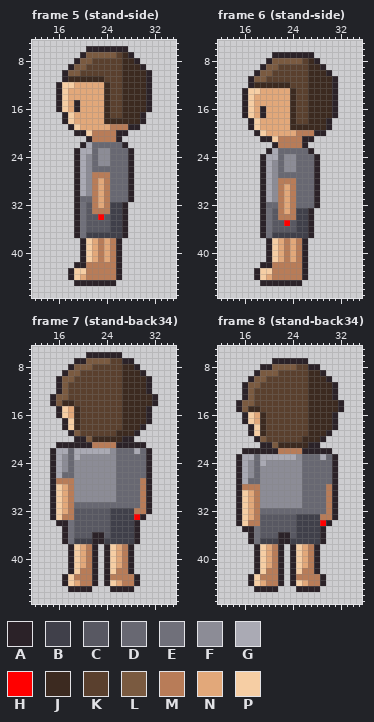
A pixel-art file gets an edit: art/sprites/base-template.aseprite. Above is the file before it was changed.
48x48 pixels, 10 frames. Shown: frame 5 (stand-side): x 12..35, y 5..47; frame 6 (stand-side): x 12..35, y 5..47; frame 7 (stand-back34): x 12..35, y 5..47; frame 8 (stand-back34): x 12..35, y 5..47. The commit also changed other frames, which this record leaves out.
Visible layers, top first: "Hand points", "Body".
Palette (. is transparent): A #2b2228  B #40404a  C #585862  D #686872  E #70707a  F #8c8c96  G #aaaab4  H #ff0000  J #3c2a20  K #5a402e  L #7a5a40  M #b87c58  N #e2a87a  P #f6cea4
Pixels before, frame 5 (stand-side), first column x 16:
 6 .....AAAAAAA....
 7 ....ALLLLLKJA...
 8 ...ALLKKKKKJJA..
 9 ..ALLKKKKKKJJJA.
10 .ALLKKKKKKKJJJJA
11 .AJJJJJJKKKJJJJA
12 APPNNNNNJKKJJJJA
13 APNNNNNNJKKJJJJA
14 APNNNNNNJKKJJJJA
15 APNANNNNJKKJJJJA
16 APNANNNNJKKJJJJA
17 .APNNNNNJKKJJJA.
18 .APNNNNNJJJJJJA.
19 ..APNNNNNMMMAA..
20 ...AAPMMMMAA....
21 .....AMMMMA.....
22 ....AGDDDDDA....
23 ...AGGDFFDDDA...
24 ...AGFDFFDDDA...
25 ...AGFDFFDDDA...
26 ...AGFDDDDDDA...
27 ...AGFMMMDDDA...
28 ...AGFMNMDDDA...
29 ...AGFMNMDDDA...
30 ...AGFMNMDDDA...
31 ...ADDMNMDDDA...
32 ...AECMNMBBA....
33 ...AECMMMBBA....
34 ...AECCHCBBA....
35 ...AECCCCBBA....
36 ...AECCCCBBA....
37 ...AEBBBBBBA....
38 ....APNMNMA.....
39 ....APNMNMA.....
40 ....APNMNMA.....
41 ....APNMNMA.....
42 ...AAMMMMMA.....
43 ..APPMMMMMA.....
44 ..APNMMMMMA.....
45 ...AAAAAAA......
Pixels before, frame 6 (stand-side), first column x 16:
 7 .....AAAAAAA....
 8 ....ALLLLLKJA...
 9 ...ALLKKKKKJJA..
10 ..ALLKKKKKKJJJA.
11 .ALLKKKKKKKJJJJA
12 .AJJJJJJKKKJJJJA
13 APPNNNNNJKKJJJJA
14 APNNNNNNJKKJJJJA
15 APNNNNNNJKKJJJJA
16 APNANNNNJKKJJJJA
17 APNANNNNJKKJJJJA
18 .APNNNNNJKKJJJA.
19 .APNNNNNJJJJJJA.
20 ..APNNNNNMMMAA..
21 ...AAPMMMMAA....
22 .....AMMMMA.....
23 ....AGDDDDDA....
24 ...AGGDFFDDDA...
25 ...AGFDFFDDDA...
26 ...AGFDFFDDDA...
27 ...AGFDDDDDDA...
28 ...AGFMMMDDDA...
29 ...AGFMNMDDDA...
30 ...AGFMNMDDDA...
31 ...AGFMNMDDDA...
32 ...ADDMNMDDDA...
33 ...AECMNMBBA....
34 ...AECMMMBBA....
35 ...AECCHCBBA....
36 ...AECCCCBBA....
37 ...AEBBBBBBA....
38 ....APNMNMA.....
39 ....APNMNMA.....
40 ....APNMNMA.....
41 ....APNMNMA.....
42 ...AAMMMMMA.....
43 ..APPMMMMMA.....
44 ..APNMMMMMA.....
45 ...AAAAAAA......
Pixels before, frame 7 (stand-back34), first column x 15:
 6 ......AAAAAA......
 7 ....AALLLLKKAA....
 8 ...ALLLKKKKKJJA...
 9 ..ALLKKKKKKKJJJA..
10 .ALLKKKKKKKKJJJJA.
11 .ALKKKKKKKKKJJJJA.
12 .ALKKKKKKKKKJJJJA.
13 ALLKKKKKKKKKJJJJJA
14 ALJJKKKKKKKKJJJJJA
15 .APNJKKKKKKKJJJJA.
16 .APNJKKKKKKKJJJJA.
17 ..APJKKKKKKKJJJJA.
18 ..APJKKKKKKKJJJA..
19 ...ALKKKKKKJJJA...
20 ....AALJJJJJAA....
21 .AAAAAAMMMMAAAAA..
22 AGGDGGGGGGFDDDGDA.
23 AGFDGFFFFFFDDDDDA.
24 AGFDFFFFFFFDDDDDA.
25 AGFDFFFFFFFDDDDDA.
26 AGDDFFFFFFFDDDDDA.
27 AMMMFFFFFFFDDDDMA.
28 APNMFFFFFFFDDDDMA.
29 APNMFFFFFFFDDDDMA.
30 APNMFFFFFFFDDDDMA.
31 APNMDDDDDDDDDDDMA.
32 APNMCCCCCCBBBBMMA.
33 APMMCCCCCCBBBBHA..
34 .AAECCCCCCBBBBA...
35 ..AECCCCCCBBBBA...
36 ..AECCCAACBBBBA...
37 ..AEBBBAABBBBBA...
38 ...APNMA.APNMA....
39 ...APNMA.APNMA....
40 ...APNMA.APNMA....
41 ...APNMA.APNMA....
42 ...APMMA.APMMA....
43 ..APMMMA.AMMMMA...
44 ..APNMMA.APNMMA...
45 ...AAAA...AAAA....
Pixels before, frame 8 (stand-back34), first column x 15:
 7 ......AAAAAA......
 8 ....AALLLLKKAA....
 9 ...ALLLKKKKKJJA...
10 ..ALLKKKKKKKJJJA..
11 .ALLKKKKKKKKJJJJA.
12 .ALKKKKKKKKKJJJJA.
13 .ALKKKKKKKKKJJJJA.
14 ALLKKKKKKKKKJJJJJA
15 ALJJKKKKKKKKJJJJJA
16 .APNJKKKKKKKJJJJA.
17 .APNJKKKKKKKJJJJA.
18 ..APJKKKKKKKJJJJA.
19 ..APJKKKKKKKJJJA..
20 ...ALKKKKKKJJJA...
21 ....AALJJJJJAA....
22 .AAAAAAMMMMAAAAA..
23 AGGDGGGGGGFDDDGDA.
24 AGFDGFFFFFFDDDDDA.
25 AGFDFFFFFFFDDDDDA.
26 AGFDFFFFFFFDDDDDA.
27 AGDDFFFFFFFDDDDDA.
28 AMMMFFFFFFFDDDDMA.
29 APNMFFFFFFFDDDDMA.
30 APNMFFFFFFFDDDDMA.
31 APNMFFFFFFFDDDDMA.
32 APNMDDDDDDDDDDDMA.
33 APNMCCCCCCBBBBMMA.
34 APMMCCCCCCBBBBHA..
35 .AAECCCCCCBBBBA...
36 ..AECCCAACBBBBA...
37 ..AEBBBAABBBBBA...
38 ...APNMA.APNMA....
39 ...APNMA.APNMA....
40 ...APNMA.APNMA....
41 ...APNMA.APNMA....
42 ...APMMA.APMMA....
43 ..APMMMA.AMMMMA...
44 ..APNMMA.APNMMA...
45 ...AAAA...AAAA....
The same view after the edit:
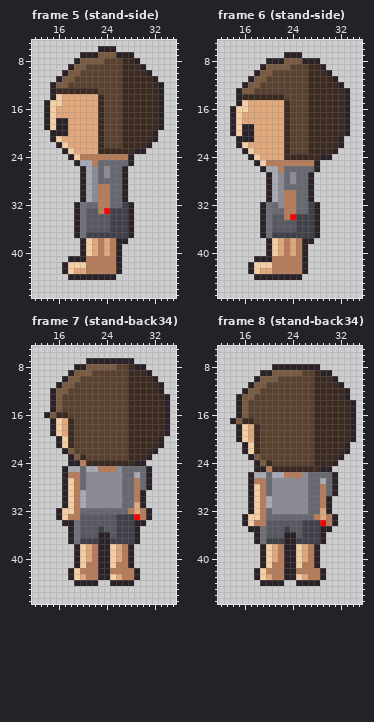
The edit:
Changed rows in their new state; - is an unchanged pixel.
Frame 5 (stand-side), layers "Hand points", "Body":
first column x 14:
 6 -------..---..------
 7 -------AA---AA------
 8 --------LL----------
11 --ALLKKKKK-------JA-
12 -ALLKKKKKKK------JJA
13 -AJJJJJJJKK------JJA
14 -APN-----JK------JJA
15 APPN-N---JK------JJA
16 APNN-N---JK------JJA
17 APNNN----JK-----JJJA
18 APA-N----JKKK---JJJA
19 APAANN---JKKKJJJJJJA
20 -AAANNNNNJKKKJJJJJA-
21 -APNNNNNNJKKKJJJJJA-
22 --APNNNNNJKKKJJJJA--
23 ---APNNNNJJJJJJAA---
24 ----APMMMMMMMM------
25 -------GMDD---------
26 -----.AGF-F--A.-----
27 -----.AGFDF--A.-----
28 -----.AGFDD--A.-----
29 -----.AGFM---A.-----
30 -----.AGFM---A.-----
31 -----.AGFM---A.-----
32 -------DDM-DDBA-----
33 --------C-H--BA-----
34 ---------C---BA-----
35 -------------BA-----
36 -------------BA-----
37 -------------BA-----
38 -------------A------
41 ----AA-MM-M---------
42 ---APPP-------------
43 ---APNN-------------
44 -----AAAAAAA.-------
45 -----.......--------
Frame 6 (stand-side), layers "Hand points", "Body":
first column x 14:
 7 -------..---..------
 8 -------AA---AA------
 9 --------LL----------
12 --ALLKKKKK-------JA-
13 -ALLKKKKKKK------JJA
14 -AJJJJJJJKK------JJA
15 -APN-----JK------JJA
16 APPN-N---JK------JJA
17 APNN-N---JK------JJA
18 APNNN----JK-----JJJA
19 APA-N----JKKK---JJJA
20 APAANN---JKKKJJJJJJA
21 -AAANNNNNJKKKJJJJJA-
22 -APNNNNNNJKKKJJJJJA-
23 --APNNNNNJKKKJJJJA--
24 ---APNNNNJJJJJJAA---
25 ----APMMMMMMMM------
26 -------GMDD---------
27 -----.AGF-F--A.-----
28 -----.AGFDF--A.-----
29 -----.AGFDD--A.-----
30 -----.AGFM---A.-----
31 -----.AGFM---A.-----
32 ------E-FM---B------
33 -------DDM-DDBA-----
34 --------C-H--BA-----
35 ---------C---BA-----
36 -------------BA-----
37 -------------BA-----
38 -------------A------
41 ----AA-MM-M---------
42 ---APPP-------------
43 ---APNN-------------
44 -----AAAAAAA.-------
45 -----.......--------
Frame 7 (stand-back34), layer "Body":
first column x 14:
 6 -------......--------
 7 -----..AAAAAA--------
 8 ----.AA-LLLL-K--A----
 9 ---.A-LL-----K--JA---
10 --.A-L-------K---JA--
11 ----L--------K---JJA-
12 -AL----------K---JJA-
13 ---K---------K----JJA
14 ---KK--------K----JJA
15 -ALKKK-------K---JJJA
16 ALJJKK-------K---JJJA
17 -APNJK-------K---JJJA
18 -APNJK-------K--JJJJA
19 -APNJK------KK-JJJJJA
20 --APJKKKKKKKKKJJJJJA-
21 ---PJKKKKKKKKKJJJJJA-
22 -..ALKKKKKKKKKJJJJA--
23 -...ALJKKKKKKKJJJ----
24 -...AAMJJJJJJJJAA.---
25 -..AGGDGGMMMF--------
26 -..AMMD-----F--G-----
27 -..APMD-----F--MD----
28 -..APMD-----F--MD----
29 -..APMG-----F--MA.---
30 -..APMG-----F--MA.---
31 -..APMGFFFFFF--NA.---
32 -.APPMDDDDDDDDMN-----
33 -.AP-M-----C----MA---
34 --.-AE-----C----A----
35 ---.AE---B-C---------
36 ---.AE--C-AC---------
37 ---.AE--B-A----------
38 ----.APNMA-----------
39 ----.APNMA-----------
40 ----.APNMA-----------
41 ----.AP-MA--M--------
42 --------MA-M--MA-----
43 ---.APN-MA-PN--------
44 ---..AAA--.AAAA.-----
45 ----....---....------
Frame 8 (stand-back34), layer "Body":
first column x 14:
 7 -------......--------
 8 -----..AAAAAA--------
 9 ----.AA-LLLL-K--A----
10 ---.A-LL-----K--JA---
11 --.A-L-------K---JA--
12 ----L--------K---JJA-
13 -AL----------K---JJA-
14 ---K---------K----JJA
15 ---KK--------K----JJA
16 -ALKKK-------K---JJJA
17 ALJJKK-------K---JJJA
18 -APNJK-------K---JJJA
19 -APNJK-------K--JJJJA
20 -APNJK------KK-JJJJJA
21 --APJKKKKKKKKKJJJJJA-
22 ---PJKKKKKKKKKJJJJJA-
23 -..ALKKKKKKKKKJJJJA--
24 -...ALJKKKKKKKJJJ----
25 -...AAMJJJJJJJJAA.---
26 -..AGGDGGMMMF--------
27 -..AMMD-----F--G-----
28 -..APMD-----F--MD----
29 -..APMD-----F--MD----
30 -..APMG-----F--MA.---
31 -..APMG-----F--MA.---
32 -..APM-FFFFFF--NA.---
33 -.APPMDDDDDDDDMN-----
34 -.AP-M-----C----MA---
35 --.-AE---B-C----A----
36 ---.AE--C-AC---------
37 ---.AE--B-A----------
38 ----.APNMA-----------
39 ----.APNMA-----------
40 ----.APNMA-----------
41 ----.AP-MA--M--------
42 --------MA-M--MA-----
43 ---.APN-MA-PN--------
44 ---..AAA--.AAAA.-----
45 ----....---....------
